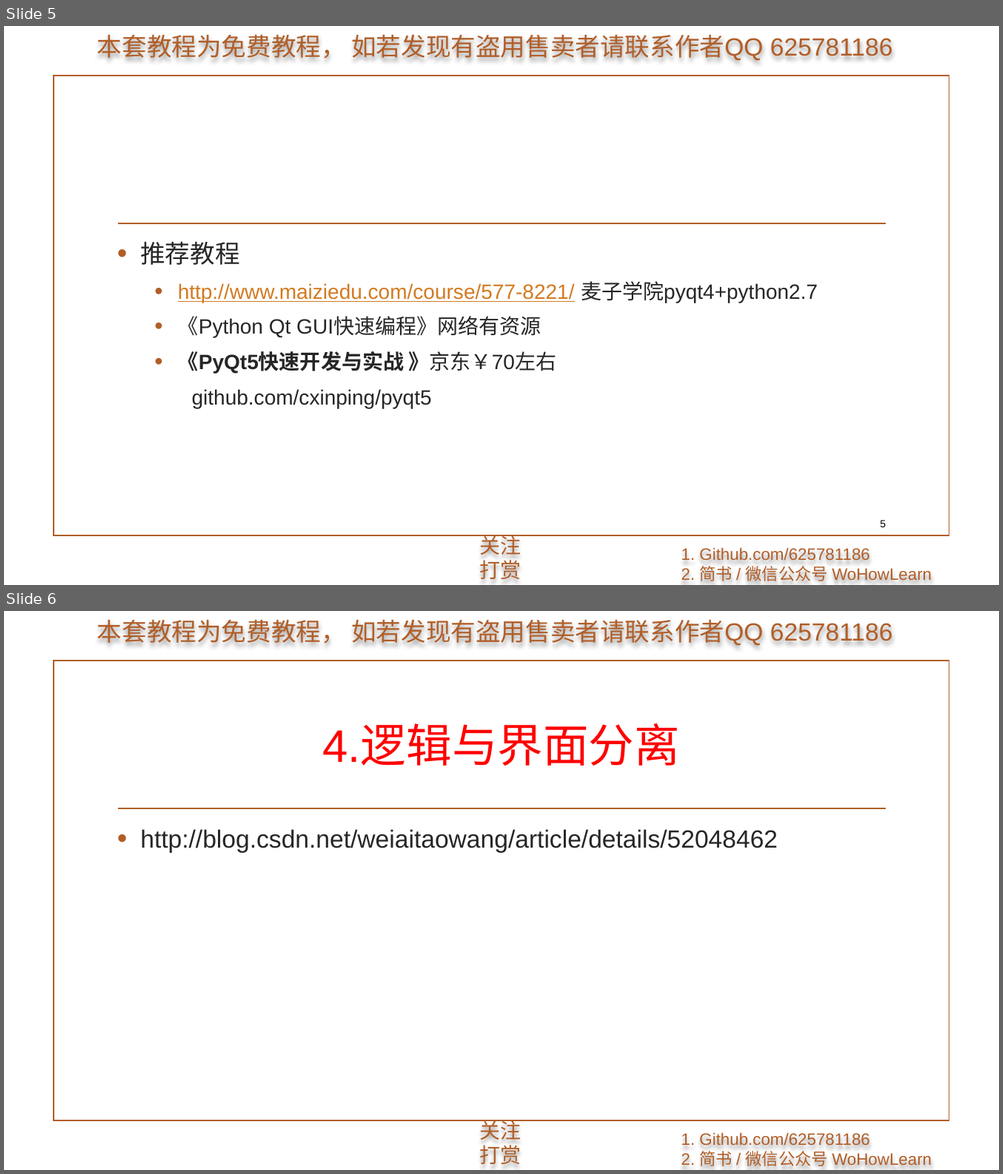
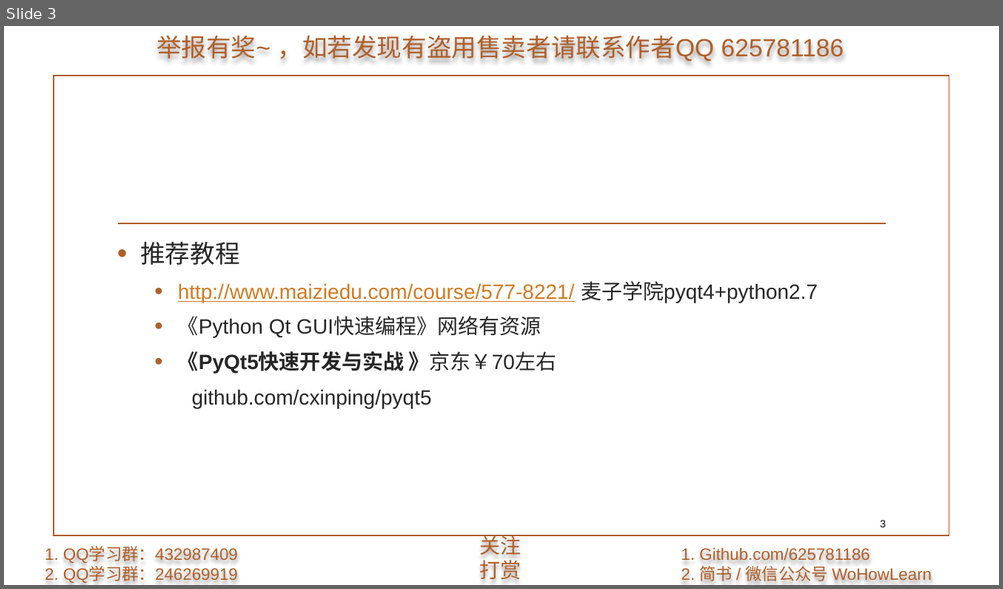
Before and after one commit to 625781186/WoHowLearn_PyQt5, a slide deck: 1.准备/1.准备.pptx. Shown one above the other, each under a label of ours: slides 5 and 6 before the commit, slide 3 after it. The pictures are 1003x1174 and 1003x589 pixels, drawn with LibreOffice and Linux fonts; fonts in the diff are those of the drawing; background and template pictures are left out. Boxes give left, top, right and bottom in pixels: in the first picture for what was removed or moved away, otherwise in the second. Text is boxed around its words. In the diff, an @@ line names an element or a change of style, - is before the commit and + after.

```diff
--- a/1.准备/1.准备.pptx
+++ b/1.准备/1.准备.pptx
@@ slide 6 removed at box(4, 611, 999, 1170), background picture (left out); not listed: 5 template elements that a slide beside it also shows @@
@@ title removed at box(322, 726, 680, 766) @@
-4.逻辑与界面分离
@@ text removed at box(140, 829, 777, 853) @@
-• http://blog.csdn.net/weiaitaowang/article/details/52048462
@@ what was slide 5 is now slide 3 @@
@@ slide 3 changed as well @@
@@ text at box(156, 36, 844, 62): text changed @@
-本套教程为免费教程， 如若发现有盗用售卖者请联系作者QQ 625781186
+举报有奖~ ，如若发现有盗用售卖者请联系作者QQ 625781186
@@ page number at box(879, 520, 885, 528): text changed @@
-5
+3
@@ text added at box(45, 547, 238, 584), 16 pt, text #B15E28 @@
+1. QQ学习群：432987409
+2. QQ学习群：246269919
```
Also in this commit, not shown: 4 other slides changed, 2 slides added, 3 other slides removed.
